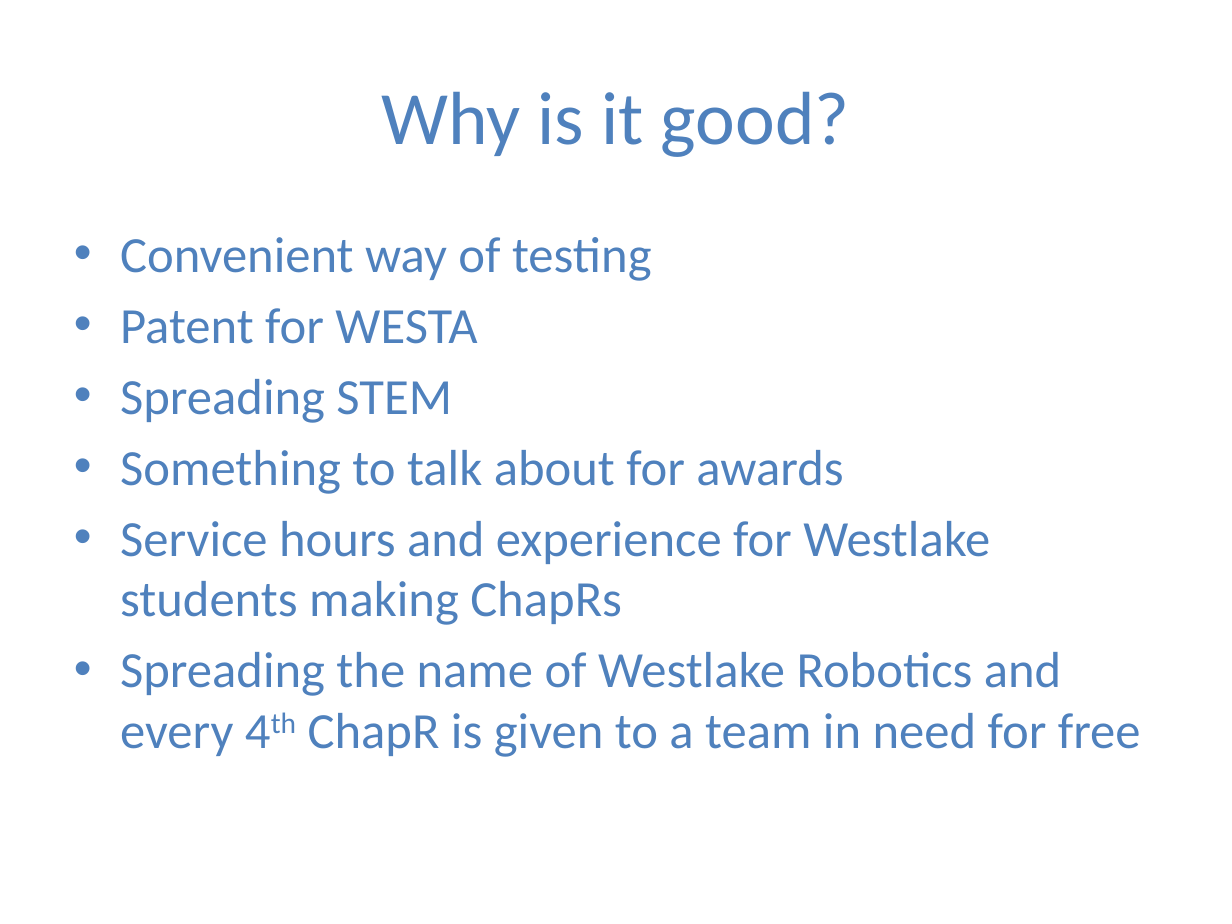
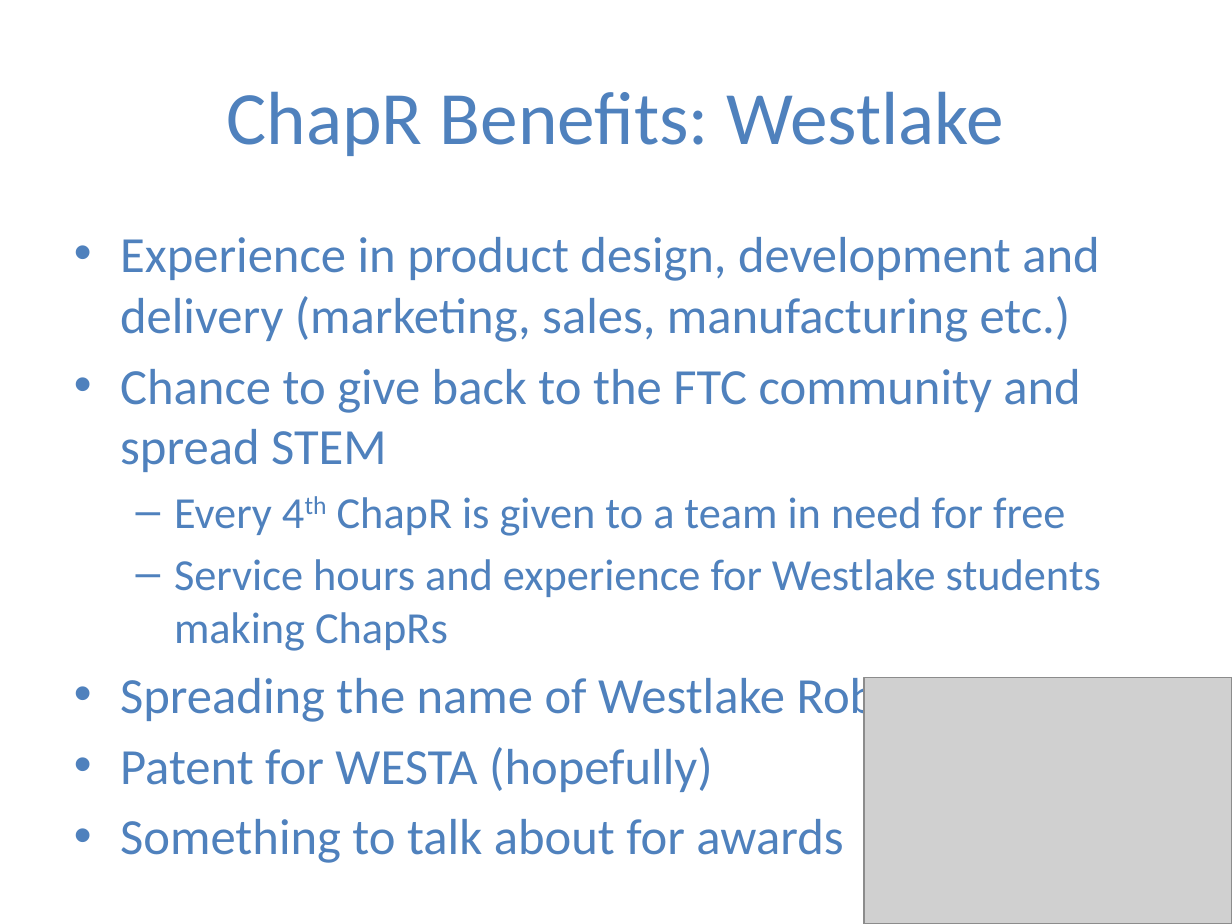
Before and after one commit to ChapResearch/ChapR, a slide deck: slide 10 of ChaprSVN/WESTA Presentation.pptx (slide 4 before the commit). Drawn at 1232x924 pixels with LibreOffice and Linux fonts; fonts in the diff are those of the drawing; grey boxes stand for pictures. Boxes give left, top, right and bottom in pixels: in the first picture for what was removed or moved away, otherwise in the second. Text is boxed around its words. In the diff, an @@ line names an element or a change of style, - is before the commit and + after.

```diff
--- a/ChaprSVN/WESTA Presentation.pptx
+++ b/ChaprSVN/WESTA Presentation.pptx
@@ title at (x1=227, y1=91, x2=1004, y2=156): text changed @@
-Why is it good?
+ChapR Benefits: Westlake
@@ text at (x1=120, y1=237, x2=1101, y2=792): text changed @@
-• Convenient way of testing
-• Patent for WESTA
-• Spreading STEM
+• Experience in product design, development and delivery (marketing, sales, manufacturing etc.)
+• Chance to give back to the FTC community and spread STEM
+  – Every 4th ChapR is given to a team in need for free
+  – Service hours and experience for Westlake students making ChapRs
+• Spreading the name of Westlake Robotics
+• Patent for WESTA (hopefully)
@@ text at (x1=120, y1=521, x2=1141, y2=757): paragraphs removed @@
-• Service hours and experience for Westlake students making ChapRs
-• Spreading the name of Westlake Robotics and every 4th ChapR is given to a team in need for free
@@ picture added at (x1=864, y1=678, x2=1232, y2=924) @@
```
Also in this commit, not shown: 4 other slides changed, 6 slides added, 10 other files.
